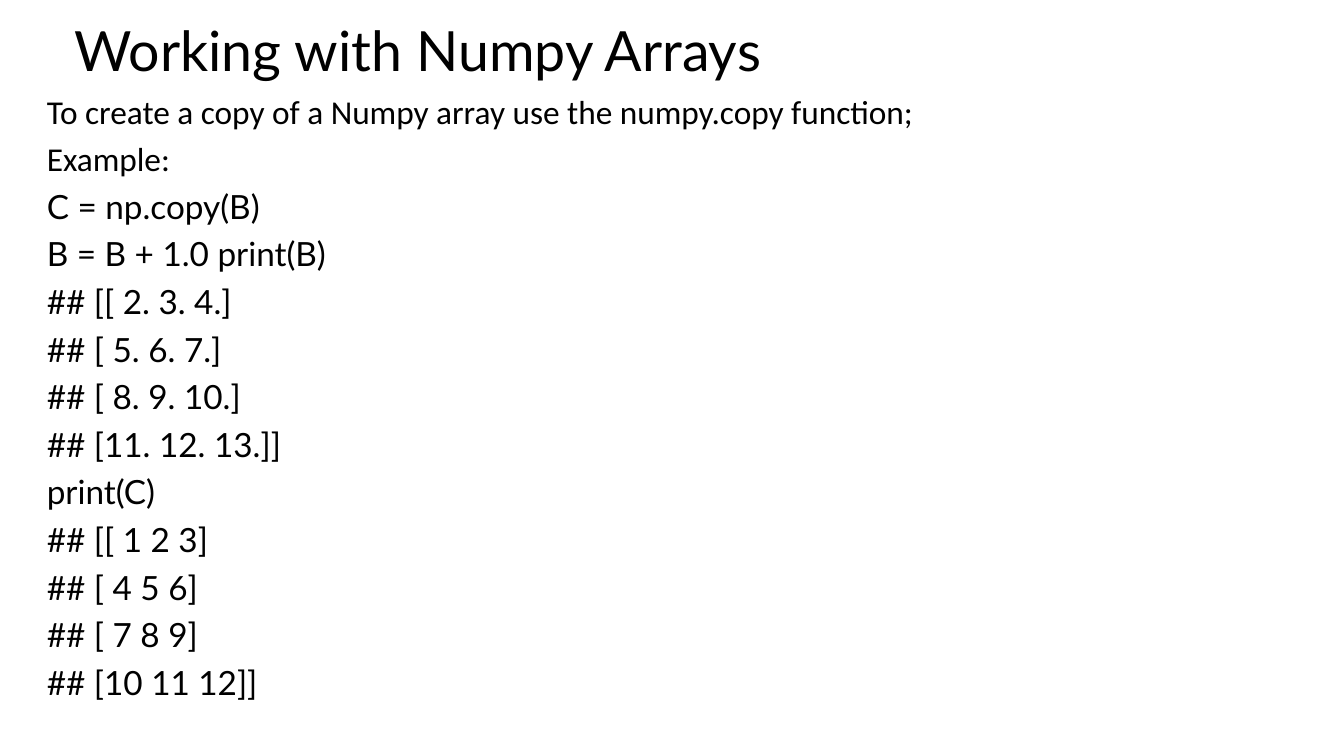
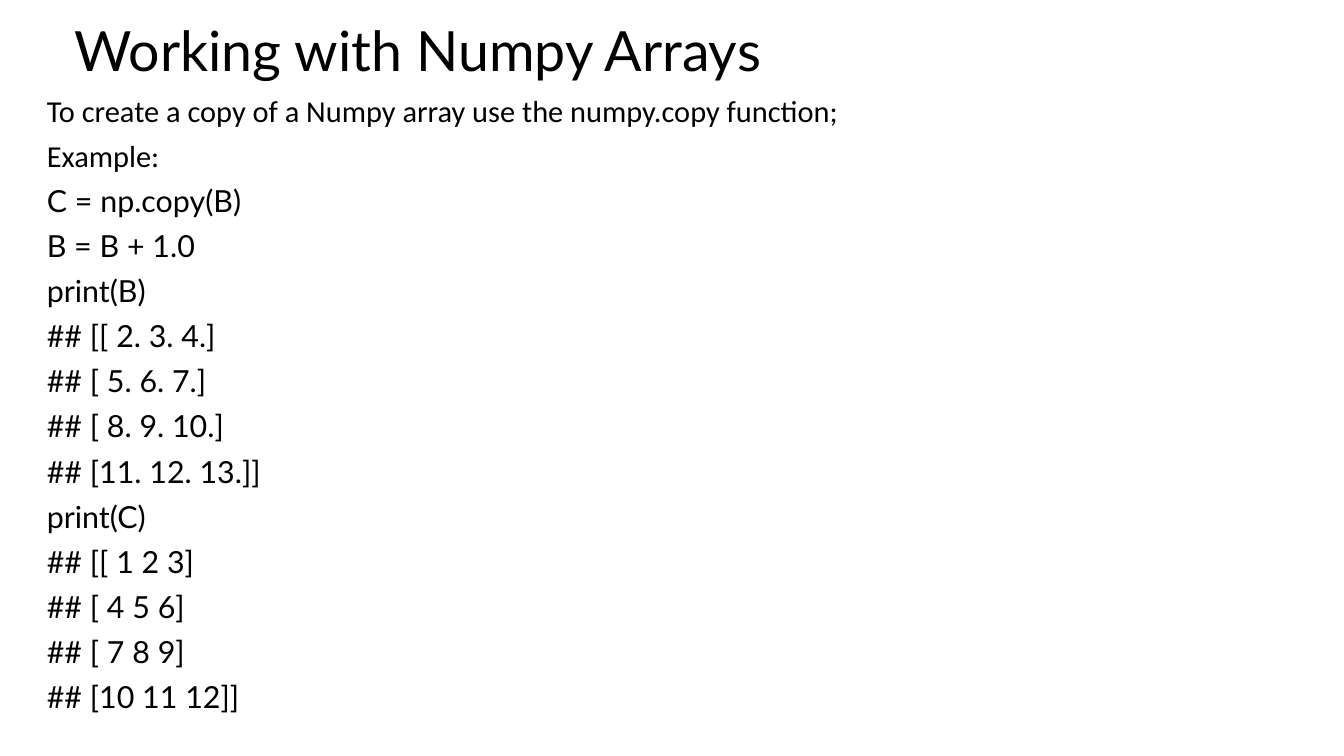
Before and after one commit to StephenElston/CSCI-E25, a slide deck: slide 34 of SuplementaryMaterial/ReviewOfLinearAlgebra.pptx. Drawn at 1344x756 pixels with LibreOffice and Linux fonts; fonts in the diff are those of the drawing. Boxes give left, top, right and bottom in pixels: in the first picture for what was removed or moved away, otherwise in the second. Text is boxed around its words. In the diff, an @@ line names an element or a change of style, - is before the commit and + after.

```diff
--- a/SuplementaryMaterial/ReviewOfLinearAlgebra.pptx
+++ b/SuplementaryMaterial/ReviewOfLinearAlgebra.pptx
@@ text at (x1=47, y1=101, x2=838, y2=713): size 23.8 to 21.7 pt @@
@@ text at (x1=47, y1=235, x2=194, y2=308): text changed; size 23.8 to 21.7 pt @@
-B = B + 1.0 print(B)
+B = B + 1.0
+print(B)
```
Also in this commit, not shown: 12 other slides changed, 4 slides added, 5 slides removed.
